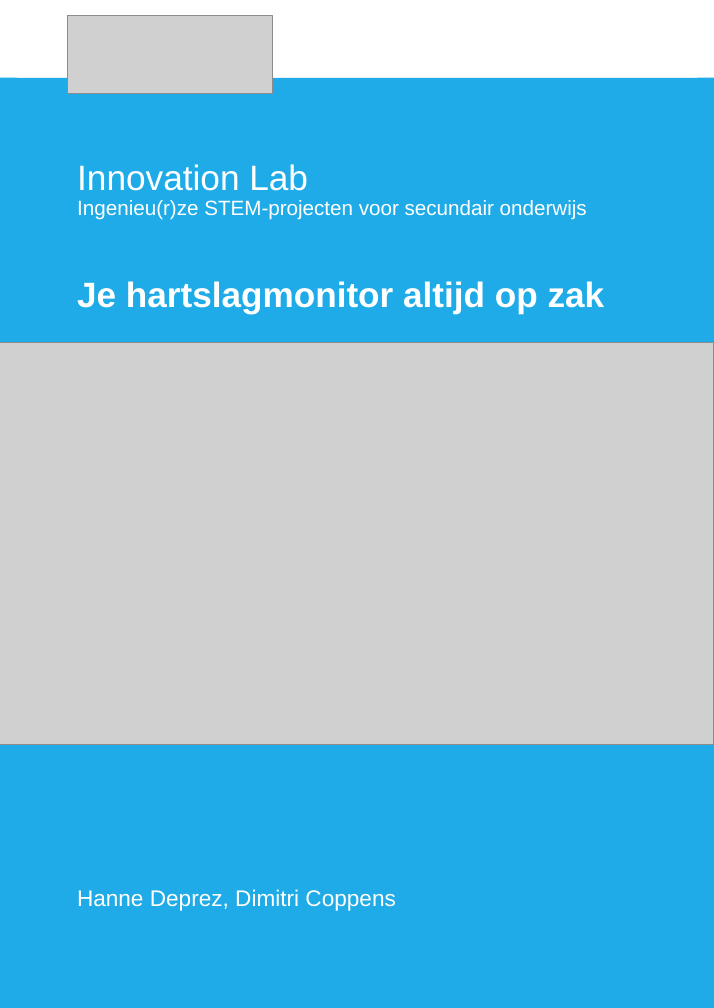
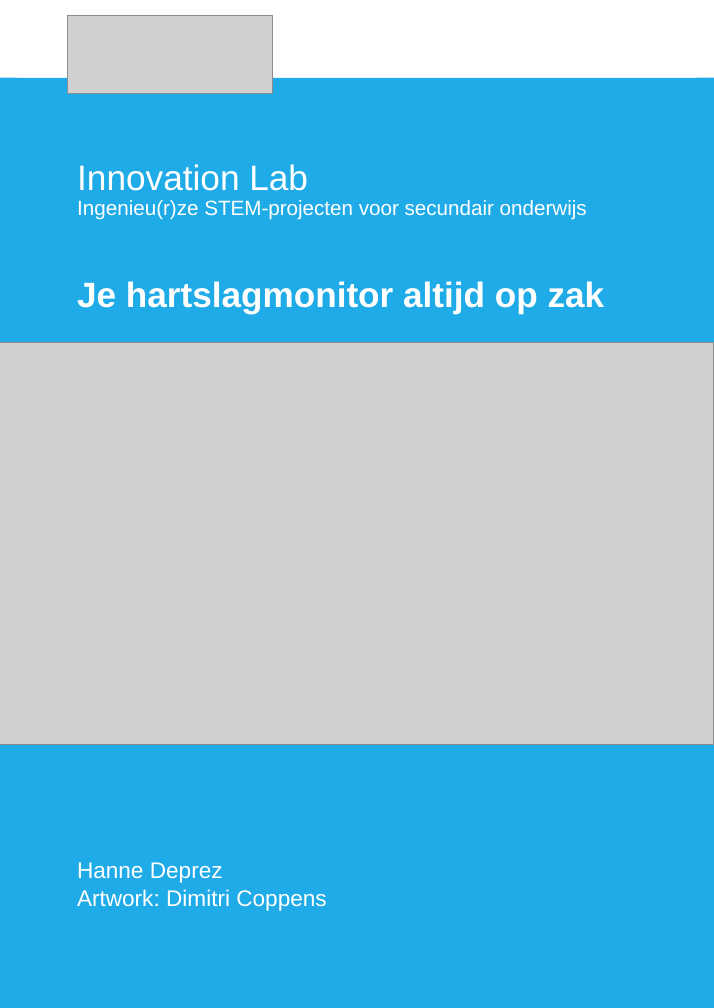
Before and after one commit to HanneDeprez1990/heartRateFingertip, a slide deck: slide 1 of latex_innovationLab/bronmateriaal/frontcover.pptx. Drawn at 714x1008 pixels with LibreOffice and Linux fonts; fonts in the diff are those of the drawing; grey boxes stand for pictures. Boxes give left, top, right and bottom in pixels: in the first picture for what was removed or moved away, otherwise in the second. Text is boxed around its words. In the diff, an @@ line names an element or a change of style, - is before the commit and + after.

```diff
--- a/latex_innovationLab/bronmateriaal/frontcover.pptx
+++ b/latex_innovationLab/bronmateriaal/frontcover.pptx
@@ text at bbox=[77, 862, 326, 911]: text changed @@
-Hanne Deprez, Dimitri Coppens
+Hanne Deprez
+Artwork: Dimitri Coppens
```
Also in this commit, not shown: 39 other files.
